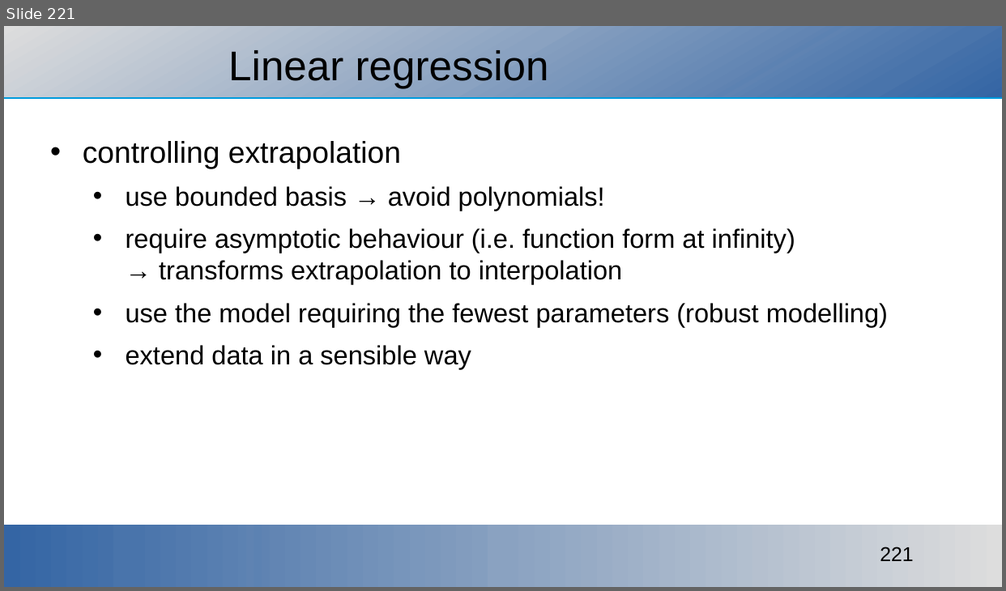
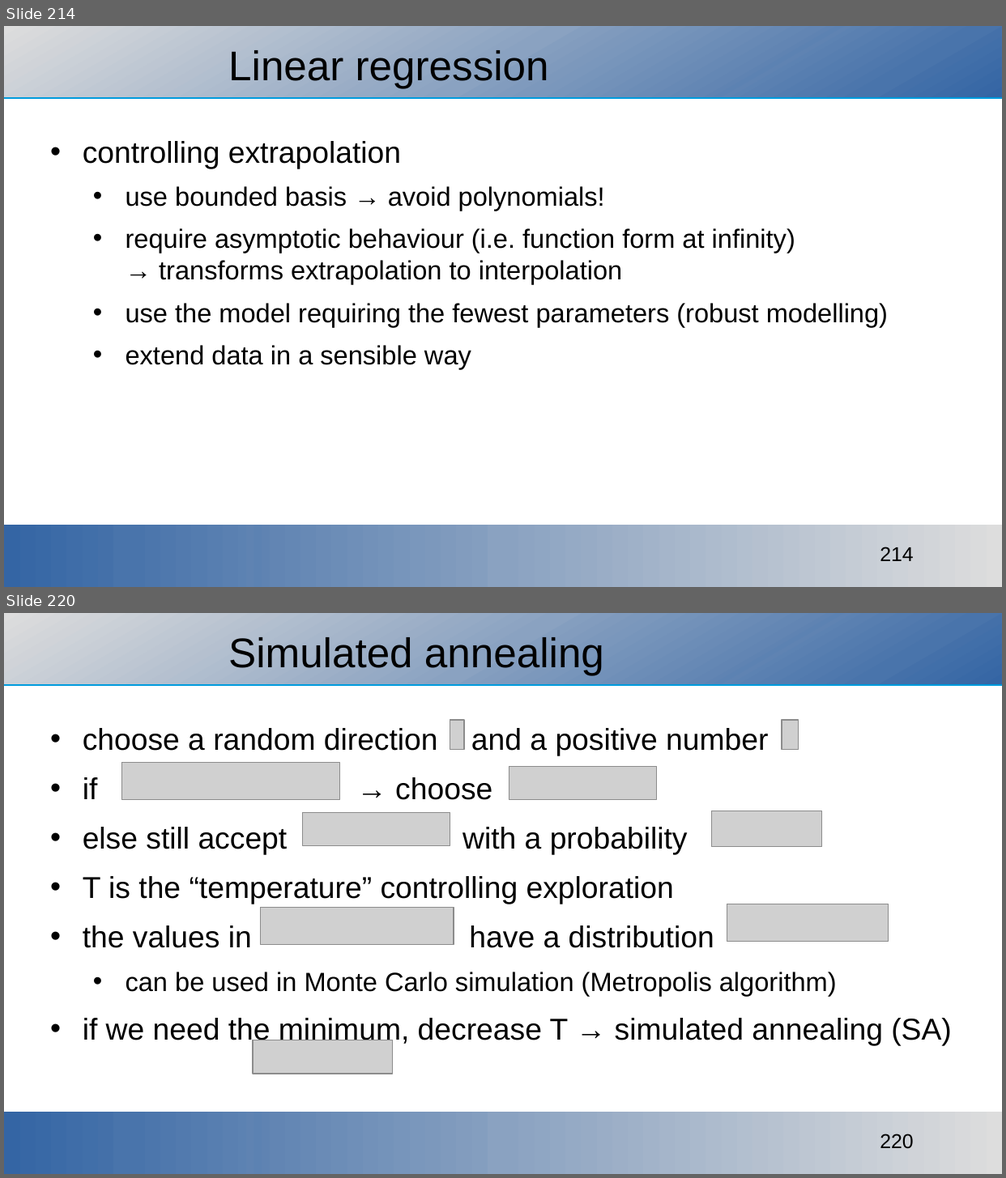
Before and after one commit to ajakovac/ML-in-Practice-I, a slide deck: ML in practice.odp. Shown one above the other, each under a label of ours: slide 221 before the commit, slides 214 and 220 after it; the slides between them are not shown. The pictures are 1006x591 and 1006x1178 pixels, drawn with LibreOffice and Linux fonts; fonts in the diff are those of the drawing; grey boxes stand for pictures; background and template pictures are left out. Boxes give left, top, right and bottom in pixels: in the first picture for what was removed or moved away, otherwise in the second. Text is boxed around its words. In the diff, an @@ line names an element or a change of style, - is before the commit and + after.

```diff
--- a/ML in practice.odp
+++ b/ML in practice.odp
@@ slide 220 added at (4,613,1002,1174), background #FFFFFF; not listed: 3 template elements that a slide beside it also shows @@
@@ title added at (228,637,604,675), 33 pt, text #000000 @@
+Simulated annealing
@@ text added at (83,728,951,1046), 24 pt, text #000000 @@
+• choose a random direction and a positive number
+• if → choose
+• else still accept with a probability
+• T is the “temperature” controlling exploration
+• the values in have a distribution
+  • can be used in Monte Carlo simulation (Metropolis algorithm)
+• if we need the minimum, decrease T → simulated annealing (SA)
@@ picture added at (450,720,464,749) @@
@@ picture added at (782,720,798,749) @@
@@ picture added at (121,762,340,799) @@
@@ picture added at (509,766,657,799) @@
@@ picture added at (303,812,450,845) @@
@@ picture added at (712,811,823,846) @@
@@ picture added at (260,908,454,945) @@
@@ picture added at (727,905,889,942) @@
@@ picture added at (253,1041,393,1074) @@
@@ what was slide 221 is now slide 214 @@
@@ page number at (880,547,913,561): text changed @@
-221
+214
```
Also in this commit, not shown: 8 slides changed, 11 other slides added, 2 slides removed, 7 other files.
